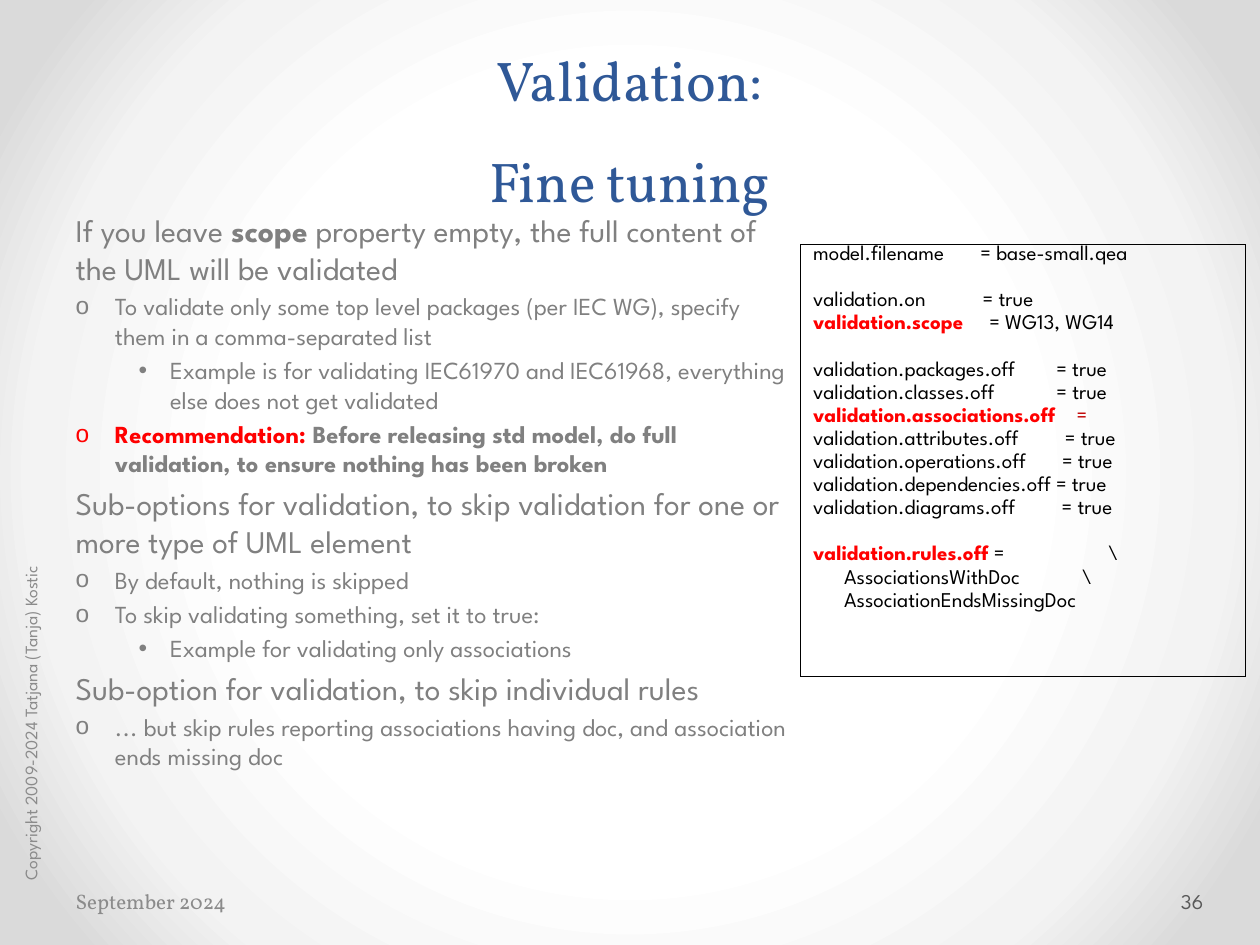
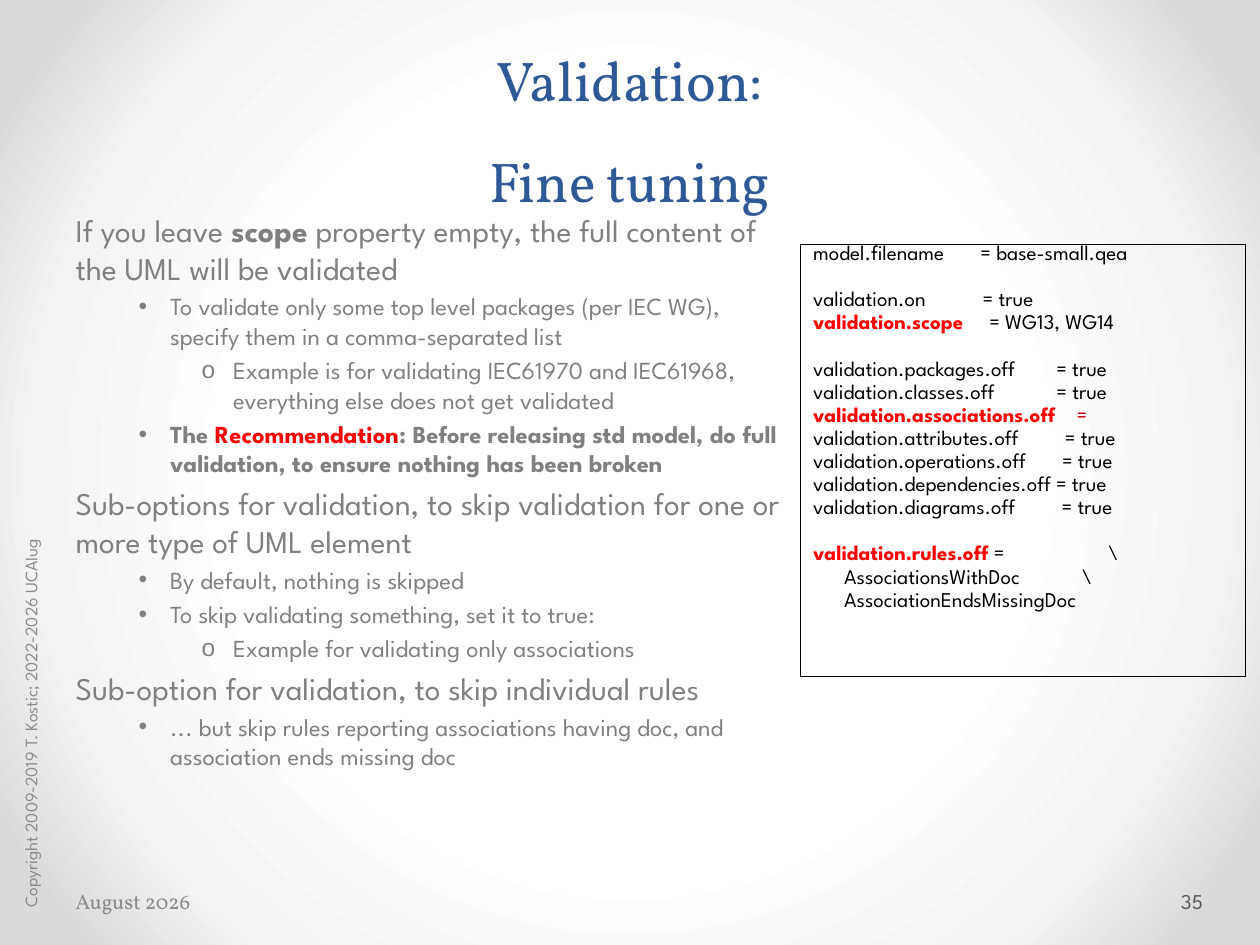
Before and after one commit to cimug-org/jCleanCim, a slide deck: slide 35 of doc/jCleanCimIntro.pptx (slide 36 before the commit). Drawn at 1260x945 pixels with LibreOffice and Linux fonts; fonts in the diff are those of the drawing. Boxes give left, top, right and bottom in pixels: in the first picture for what was removed or moved away, otherwise in the second. Text is boxed around its words. In the diff, an @@ line names an element or a change of style, - is before the commit and + after.

```diff
--- a/doc/jCleanCimIntro.pptx
+++ b/doc/jCleanCimIntro.pptx
@@ text at (x1=170, y1=298, x2=735, y2=771): bullet o to •; list level 2 to 3 in "To validate only some top ..."; bullet • to o; list level 3 to 4 in "Example is for validating IEC61970 ..."; list level 2 to 3 in "By default, nothing is skipped"; list level 2 to 3 in "To skip validating something, set ..."; list level 3 to 4 in "Example for validating only associations"; list level 2 to 3 in "... but skip rules reporting ..." @@
@@ text at (x1=170, y1=426, x2=777, y2=478): text changed @@
-  o Recommendation: Before releasing std model, do full validation, to ensure nothing has been broken
+    • The Recommendation: Before releasing std model, do full validation, to ensure nothing has been broken
@@ text at (x1=17, y1=544, x2=43, y2=906): text changed @@
-Copyright 2009-2024 Tatjana (Tanja) Kostic
+Copyright 2009-2019 T. Kostic; 2022-2026 UCAIug
@@ text at (x1=76, y1=895, x2=191, y2=914): text changed @@
-September 2024
+August 2026
@@ page number at (x1=1181, y1=895, x2=1203, y2=909): text changed @@
-36
+35
```
Also in this commit, not shown: 75 other slides changed, 1 slide removed, 53 other files.
